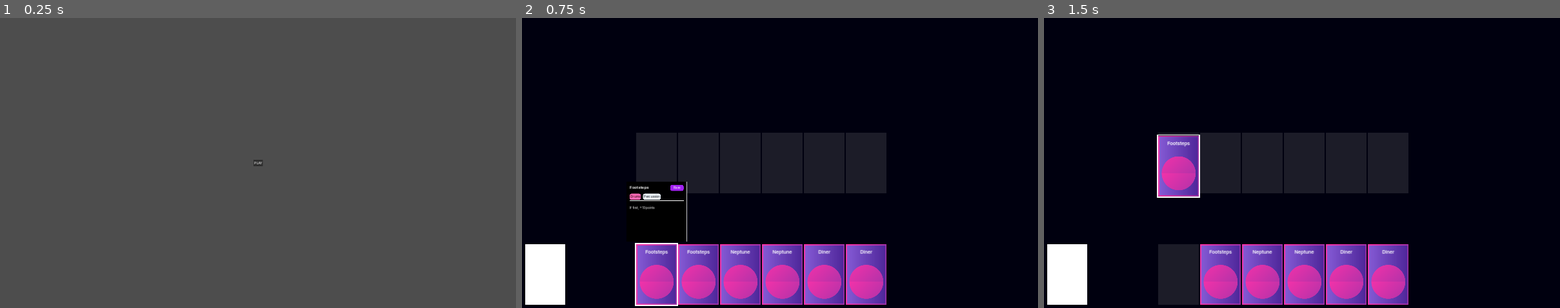
Above: before the commit, frames 1-3 (left to right).
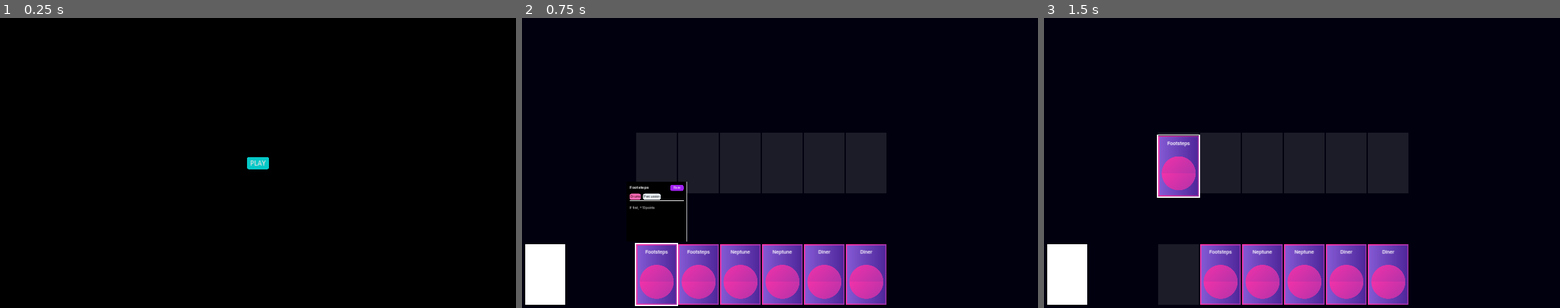
Above: after the commit, the same moments.

Repository: mikerobideau/loop-deck
Game: Godot game, scene res://main.tscn
The game is run twice, just before and just after one commit, with the same random seed, the same clock (stepped at 60 frames per second) and the same inputs.
Inputs (mouse positions are in pixels of both pictures, inside the frame that each line leads up to):
- Up to frame 1 (0.25 s): no input
- Up to frame 2 (0.75 s): click "PLAY" at 0.5 s
- Up to frame 3 (1.5 s): tap Enter (ui_accept) at 1.25 s; drag from (1178, 163) to (1353, 99) at 1.27 s

The runs differ from the first frame. In frame 1, 100% of the frame differs, in the area x 0-100%, y 0-100%; in frame 2, nothing differs; in frame 3, nothing differs.

Commit message:
buttons

Diff:
--- a/screen/home_screen/home_screen.tscn
+++ b/screen/home_screen/home_screen.tscn
@@ -10,6 +10,15 @@
 grow_horizontal = 2
 grow_vertical = 2
 script = ExtResource("1_txp7h")
+
+[node name="Background" type="ColorRect" parent="."]
+layout_mode = 1
+anchors_preset = 15
+anchor_right = 1.0
+anchor_bottom = 1.0
+grow_horizontal = 2
+grow_vertical = 2
+color = Color(0, 0, 0, 1)
 
 [node name="PlayButton" type="Button" parent="."]
 layout_mode = 1
--- a/theme.tres
+++ b/theme.tres
@@ -1,13 +1,74 @@
-[gd_resource type="Theme" load_steps=5 format=3 uid="uid://8adn8ovasfa5"]
+[gd_resource type="Theme" load_steps=10 format=3 uid="uid://8adn8ovasfa5"]
 
 [ext_resource type="FontFile" uid="uid://dw5n682lgmwnt" path="res://font/Inter/static/Inter_28pt-Black.ttf" id="1_15yg4"]
 [ext_resource type="FontFile" uid="uid://cyyrsqyf4ydna" path="res://font/Inter/static/Inter_24pt-SemiBold.ttf" id="1_36jcs"]
 [ext_resource type="FontFile" uid="uid://bhkefggrx3r5x" path="res://font/Inter/static/Inter_24pt-Regular.ttf" id="2_bbv5n"]
 
+[sub_resource type="StyleBoxFlat" id="StyleBoxFlat_ofddj"]
+bg_color = Color(0.593135, 0.593133, 0.593133, 1)
+corner_radius_top_left = 10
+corner_radius_top_right = 10
+corner_radius_bottom_right = 10
+corner_radius_bottom_left = 10
+expand_margin_left = 16.0
+expand_margin_top = 8.0
+expand_margin_right = 16.0
+expand_margin_bottom = 8.0
+
+[sub_resource type="StyleBoxFlat" id="StyleBoxFlat_cx1qq"]
+bg_color = Color(0.215686, 0.831373, 0.827451, 1)
+corner_radius_top_left = 10
+corner_radius_top_right = 10
+corner_radius_bottom_right = 10
+corner_radius_bottom_left = 10
+expand_margin_left = 16.0
+expand_margin_top = 8.0
+expand_margin_right = 16.0
+expand_margin_bottom = 8.0
+
+[sub_resource type="StyleBoxFlat" id="StyleBoxFlat_k76xt"]
+bg_color = Color(0.215686, 0.831373, 0.827451, 1)
+corner_radius_top_left = 10
+corner_radius_top_right = 10
+corner_radius_bottom_right = 10
+corner_radius_bottom_left = 10
+expand_margin_left = 16.0
+expand_margin_top = 8.0
+expand_margin_right = 16.0
+expand_margin_bottom = 8.0
+
+[sub_resource type="StyleBoxFlat" id="StyleBoxFlat_qisxf"]
+bg_color = Color(0.0196078, 0.788235, 0.784314, 1)
+corner_radius_top_left = 10
+corner_radius_top_right = 10
+corner_radius_bottom_right = 10
+corner_radius_bottom_left = 10
+expand_margin_left = 16.0
+expand_margin_top = 8.0
+expand_margin_right = 16.0
+expand_margin_bottom = 8.0
+
+[sub_resource type="StyleBoxFlat" id="StyleBoxFlat_uqjes"]
+bg_color = Color(0.215686, 0.831373, 0.827451, 1)
+corner_radius_top_left = 10
+corner_radius_top_right = 10
+corner_radius_bottom_right = 10
+corner_radius_bottom_left = 10
+expand_margin_left = 16.0
+expand_margin_top = 8.0
+expand_margin_right = 16.0
+expand_margin_bottom = 8.0
+
 [sub_resource type="StyleBoxFlat" id="StyleBoxFlat_jneas"]
 bg_color = Color(0.447059, 0.447059, 0.447059, 0.25098)
 
 [resource]
+Button/font_sizes/font_size = 32
+Button/styles/disabled = SubResource("StyleBoxFlat_ofddj")
+Button/styles/focus = SubResource("StyleBoxFlat_cx1qq")
+Button/styles/hover = SubResource("StyleBoxFlat_k76xt")
+Button/styles/normal = SubResource("StyleBoxFlat_qisxf")
+Button/styles/pressed = SubResource("StyleBoxFlat_uqjes")
 HBoxContainer/constants/separation = 10
 HeaderLarge/fonts/font = ExtResource("1_15yg4")
 HeaderMedium/fonts/font = ExtResource("1_36jcs")
